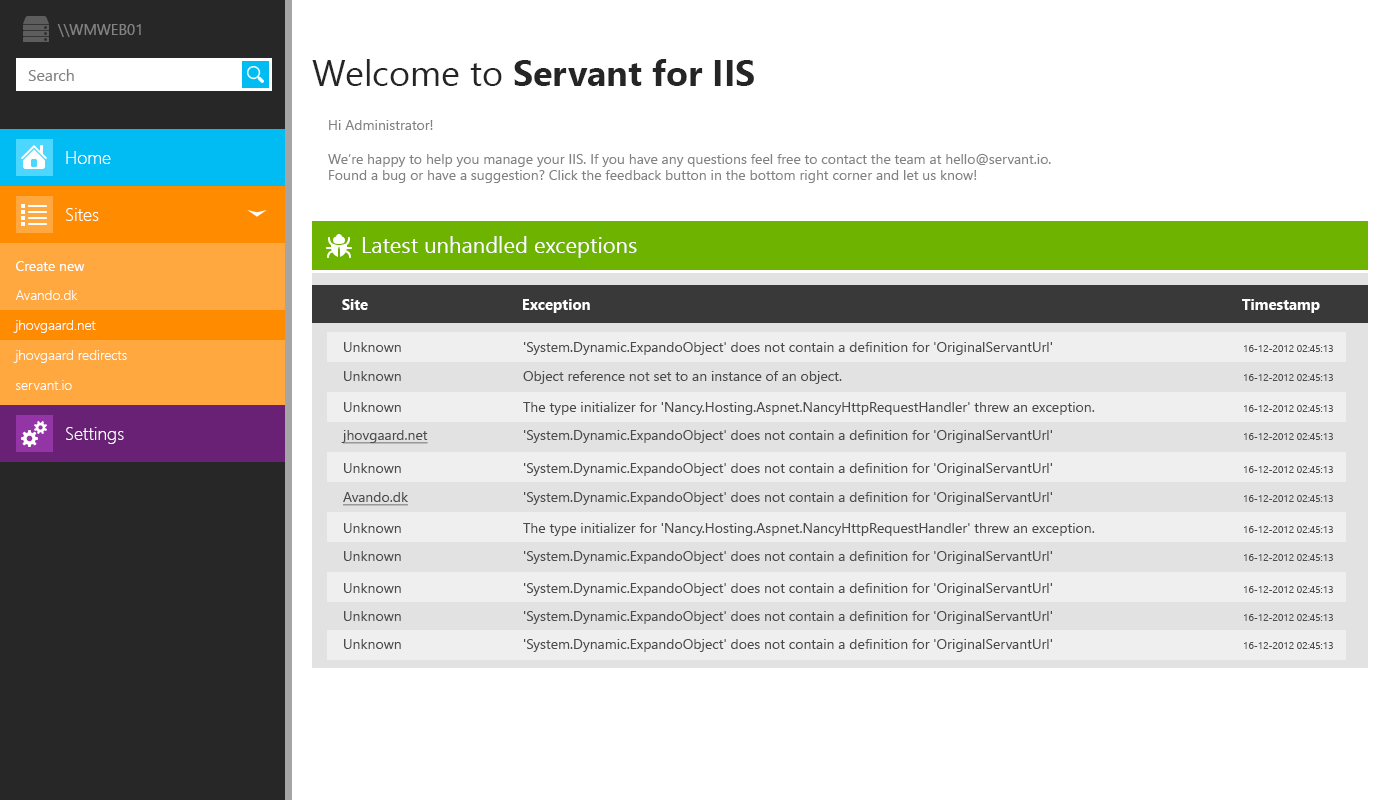
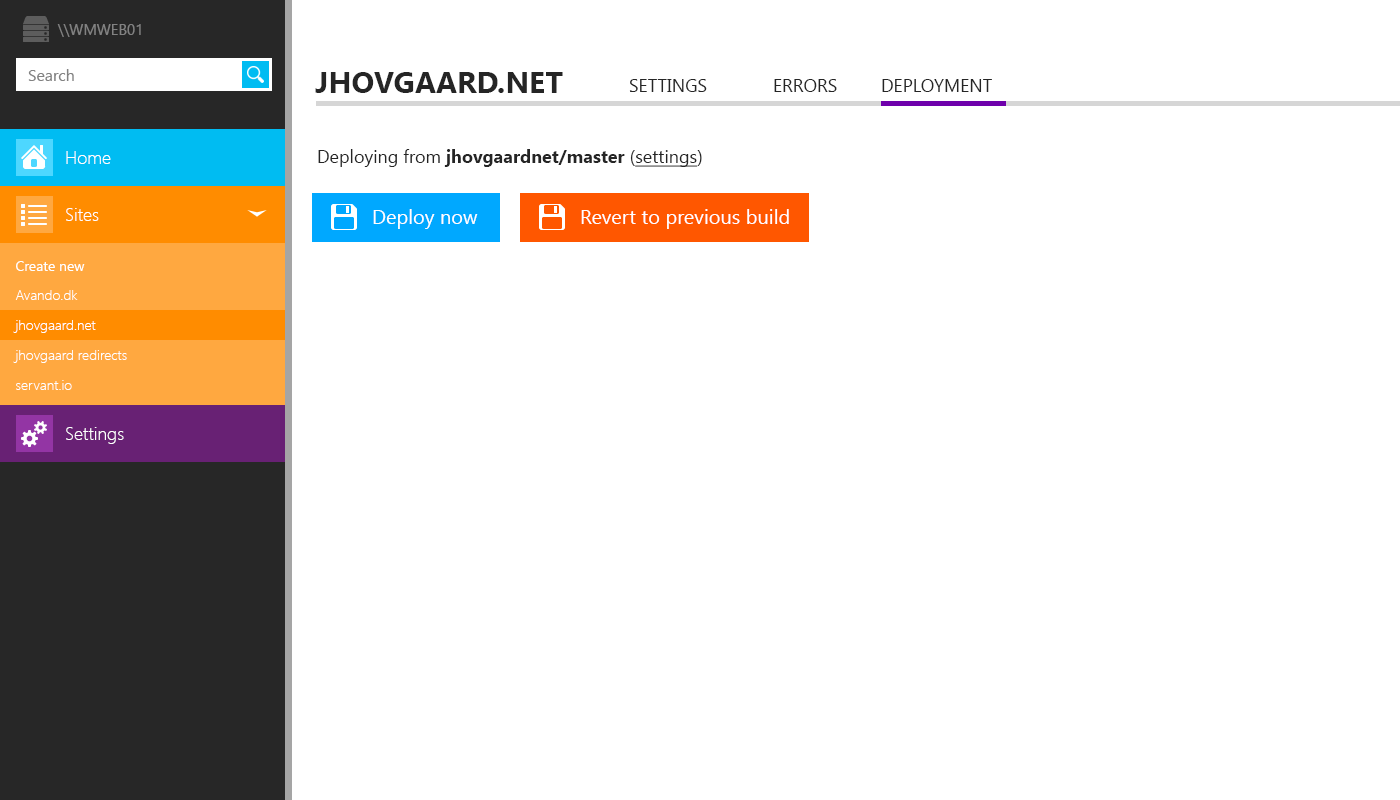
Layered file, before and after one edit (w=1400, h=800). Changes by layer:
added group "Deployment overview" with 14 layers above "Deployment settings" over [312, 72, 1400, 242]
added layer "Deploying from jhovgaardnet/master (settings)" in group "Deployment overview" over [318, 149, 702, 167]
added group "Blue Save button copy" with 3 layers in group "Deployment overview" over [520, 193, 809, 242]
added layer "save" (1st of 4, in "Deployment overview" › "Blue Save button copy") in group "Blue Save button copy" over [539, 204, 565, 230]
added layer "Revert to previous build" in group "Blue Save button copy" over [581, 209, 789, 229]
added layer "Layer 15" (1st of 4, in "Deployment overview" › "Blue Save button copy") in group "Blue Save button copy" over [520, 193, 809, 242]
added group "Blue Save button" (1st of 3, in "Deployment overview") with 3 layers in group "Deployment overview" over [312, 193, 500, 242]
added layer "save" (2nd of 4, in "Deployment overview" › "Blue Save button") in group "Blue Save button" over [331, 204, 357, 230]
added layer "Deploy now" in group "Blue Save button" over [373, 209, 478, 229]
added layer "Layer 15" (2nd of 4, in "Deployment overview" › "Blue Save button") in group "Blue Save button" over [312, 193, 500, 242]
added group "Submenu" (1st of 4, in "Deployment overview") with 3 layers in group "Deployment overview" over [316, 79, 1400, 106]
added layer "Settings Errors DEPLOYMENT" (1st of 2, in "Deployment overview" › "Submenu") in group "Submenu" over [629, 79, 992, 92]
added layer "Layer 13 copy" (1st of 2, in "Deployment overview" › "Submenu") in group "Submenu" over [569, 101, 1400, 106]
added layer "Layer 13" (1st of 3, in "Deployment overview" › "Submenu") in group "Submenu" over [316, 101, 1396, 106]
added layer "jhovgaard.net" (1st of 5, in "Deployment overview") in group "Deployment overview" over [315, 72, 563, 93]
hid group "Home" (1st of 2) (33 layers) over [312, 59, 1368, 668]
